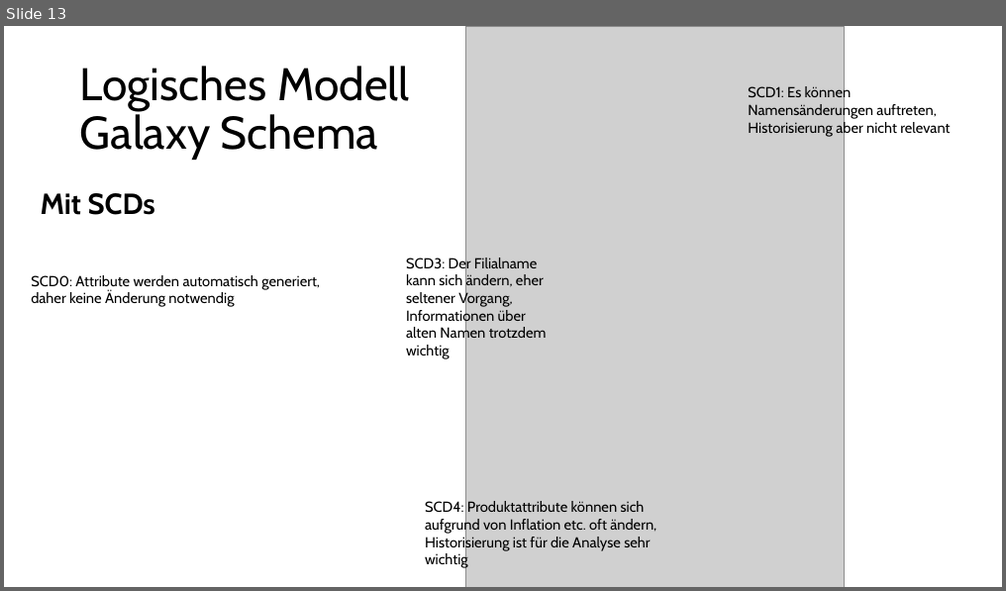
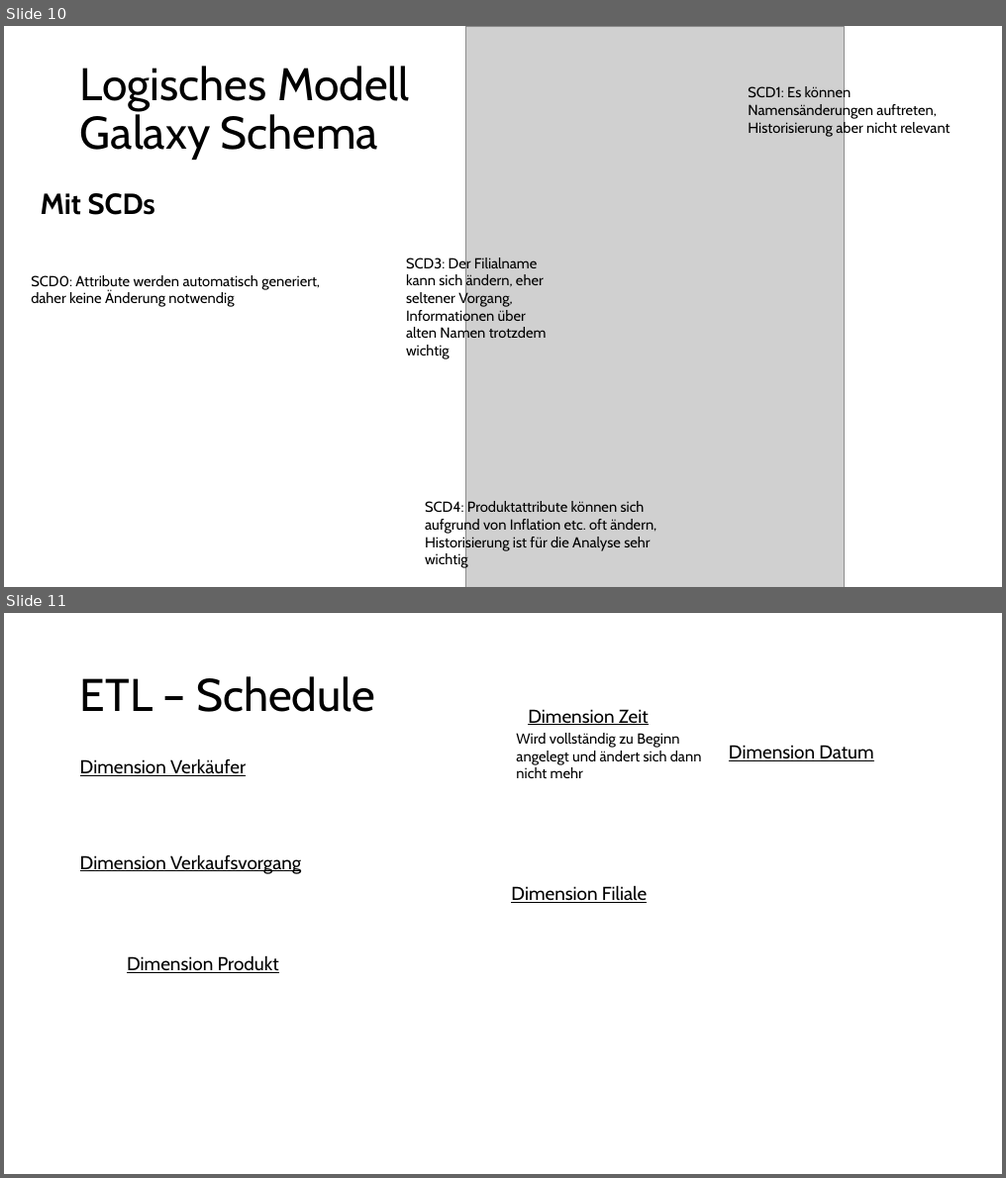
Before and after one commit to Thoerchen/BackZeit, a slide deck: Präsentation/Präsentation.pptx. Shown one above the other, each under a label of ours: slide 13 before the commit, slides 10 and 11 after it. The pictures are 1006x591 and 1006x1178 pixels, drawn with LibreOffice and Linux fonts; fonts in the diff are those of the drawing; grey boxes stand for pictures. Boxes give left, top, right and bottom in pixels: in the first picture for what was removed or moved away, otherwise in the second. Text is boxed around its words. In the diff, an @@ line names an element or a change of style, - is before the commit and + after.

Commit message:
Präsentation überarbeitet und ETL Dimension Zeit_ einmaliges Laden

```diff
--- a/Präsentation/Präsentation.pptx
+++ b/Präsentation/Präsentation.pptx
@@ slide 11 added at <box>4,613,1002,1174</box>, background #FFFFFF @@
@@ title added at <box>80,676,375,712</box>, 44 pt, text #000000 @@
+ETL – Schedule
@@ text added at <box>528,709,648,725</box>, 18 pt, text #000000, underline @@
+Dimension Zeit
@@ text added at <box>80,759,246,776</box>, 18 pt, text #000000, underline @@
+Dimension Verkäufer
@@ text added at <box>516,733,702,778</box>, 14 pt, text #000000 @@
+Wird vollständig zu Beginn angelegt und ändert sich dann nicht mehr
@@ text added at <box>729,745,873,761</box>, 18 pt, text #000000, underline @@
+Dimension Datum
@@ text added at <box>80,855,301,874</box>, 18 pt, text #000000, underline @@
+Dimension Verkaufsvorgang
@@ text added at <box>511,885,647,903</box>, 18 pt, text #000000, underline @@
+Dimension Filiale
@@ text added at <box>127,956,279,973</box>, 18 pt, text #000000, underline @@
+Dimension Produkt
@@ what was slide 13 is now slide 10 @@
```
Also in this commit, not shown: 1 other slide added, 4 slides removed, 1 other file.
